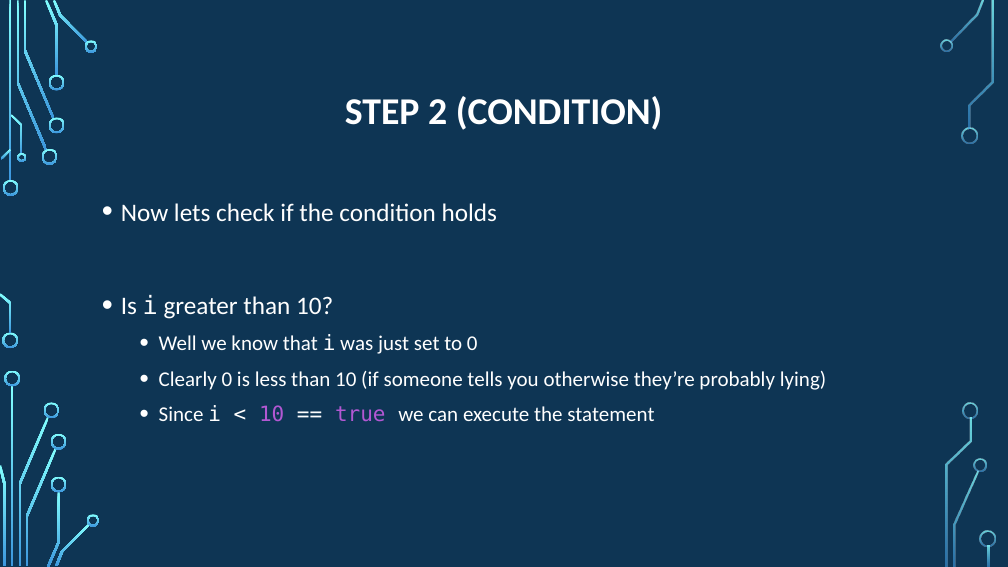
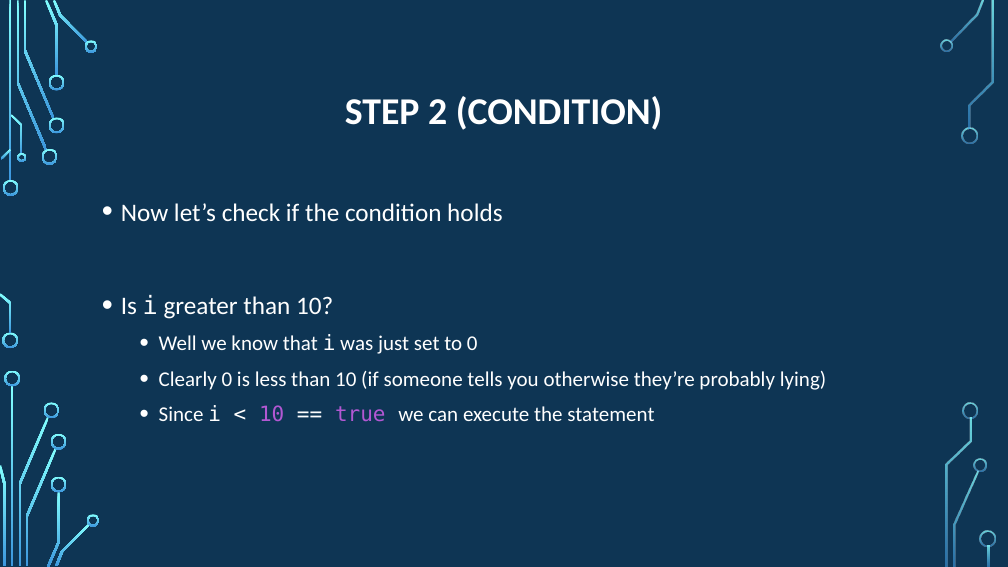
Before and after one commit to psypdt/ZIS_C-_Summer_Course_2019, a slide deck: slide 28 of Day_3/Day_3.pptx (slide 27 before the commit). Drawn at 1008x567 pixels with LibreOffice and Linux fonts; fonts in the diff are those of the drawing; background and template pictures are left out. Boxes give left, top, right and bottom in pixels: in the first picture for what was removed or moved away, otherwise in the second. Text is boxed around its words. In the diff, an @@ line names an element or a change of style, - is before the commit and + after.

```diff
--- a/Day_3/Day_3.pptx
+++ b/Day_3/Day_3.pptx
@@ text at (x1=121, y1=203, x2=502, y2=221): text changed @@
-• Now lets check if the condition holds
+• Now let’s check if the condition holds
```
Also in this commit, not shown: 7 other slides changed, 18 slides added, 1 other file.
